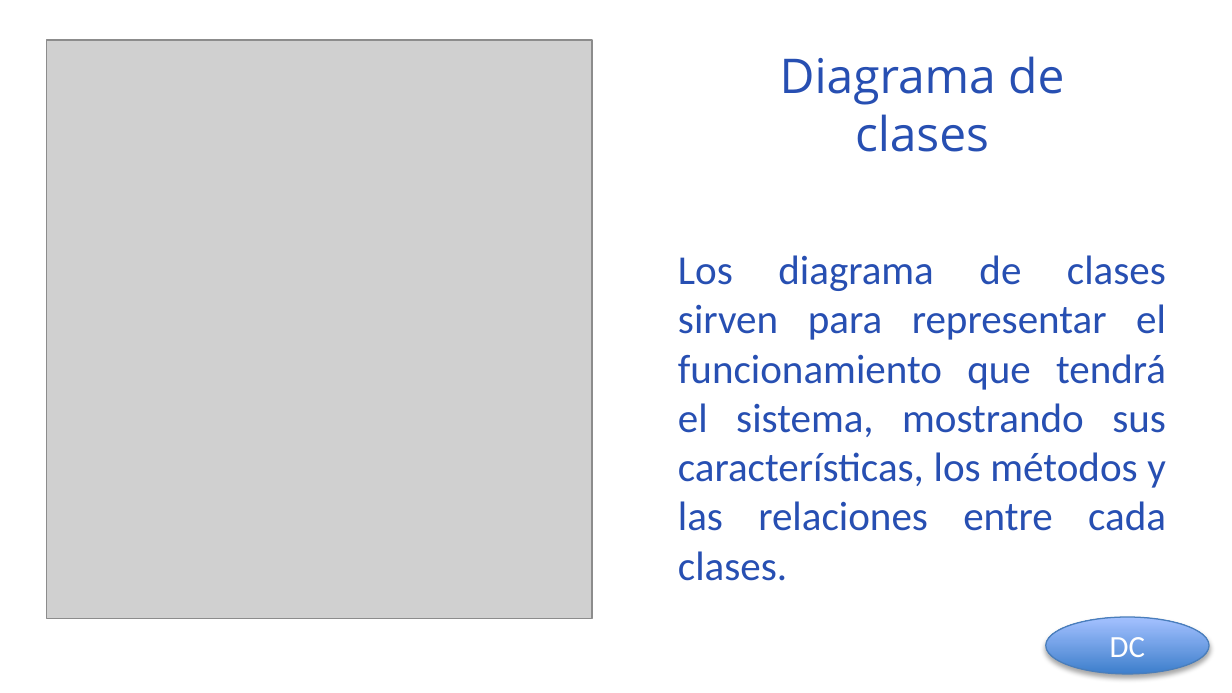
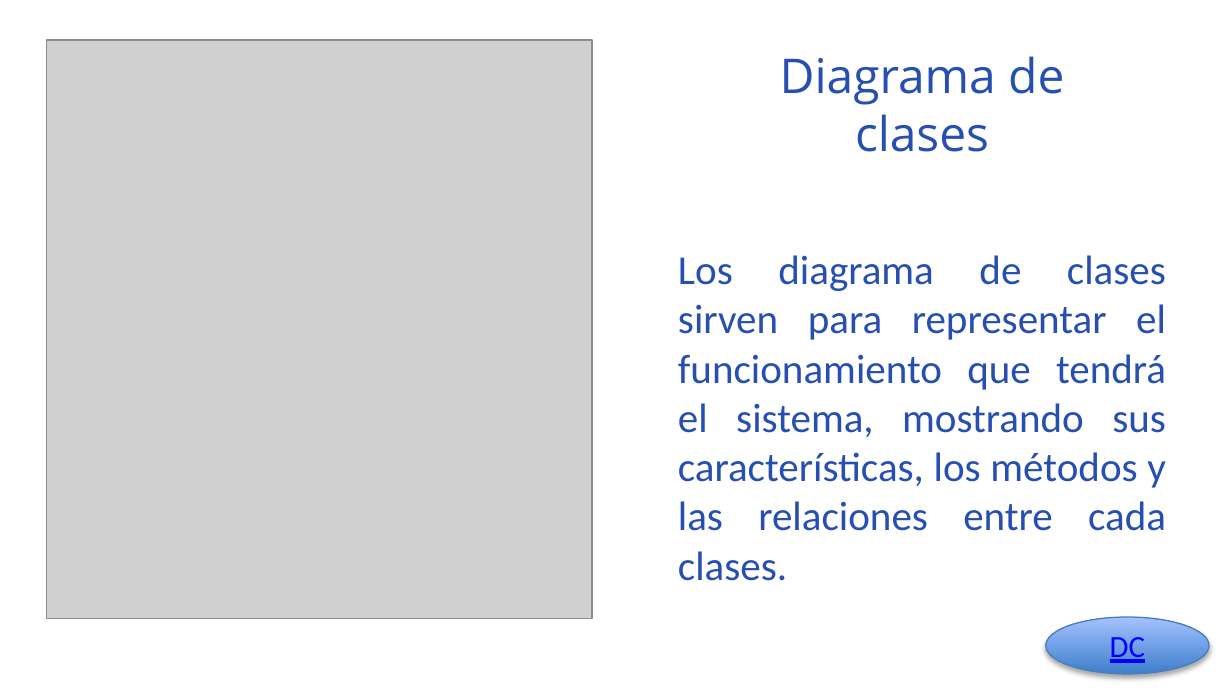
Before and after one commit to jackas779/proyecto, a slide deck: slide 7 of prestacion-proyecto.pptx. Drawn at 1232x693 pixels with LibreOffice and Linux fonts; fonts in the diff are those of the drawing; grey boxes stand for pictures; background and template pictures are left out. Boxes give left, top, right and bottom in pixels: in the first picture for what was removed or moved away, otherwise in the second. Text is boxed around its words. In the diff, an @@ line names an element or a change of style, - is before the commit and + after.

```diff
--- a/prestacion-proyecto.pptx
+++ b/prestacion-proyecto.pptx
@@ ellipse "DC" at (1046, 617, 1210, 674): text colour #FFFFFF to #0000FF, underline on @@
```
Also in this commit, not shown: 1 other slide changed, 10 other files.
